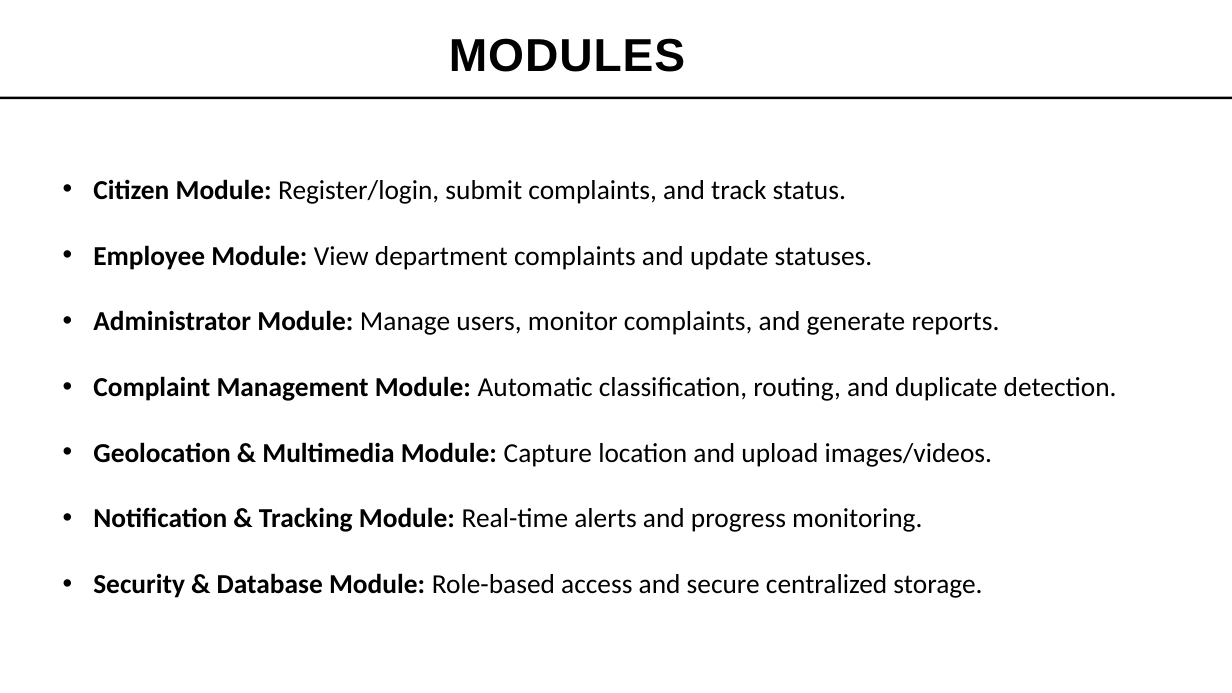
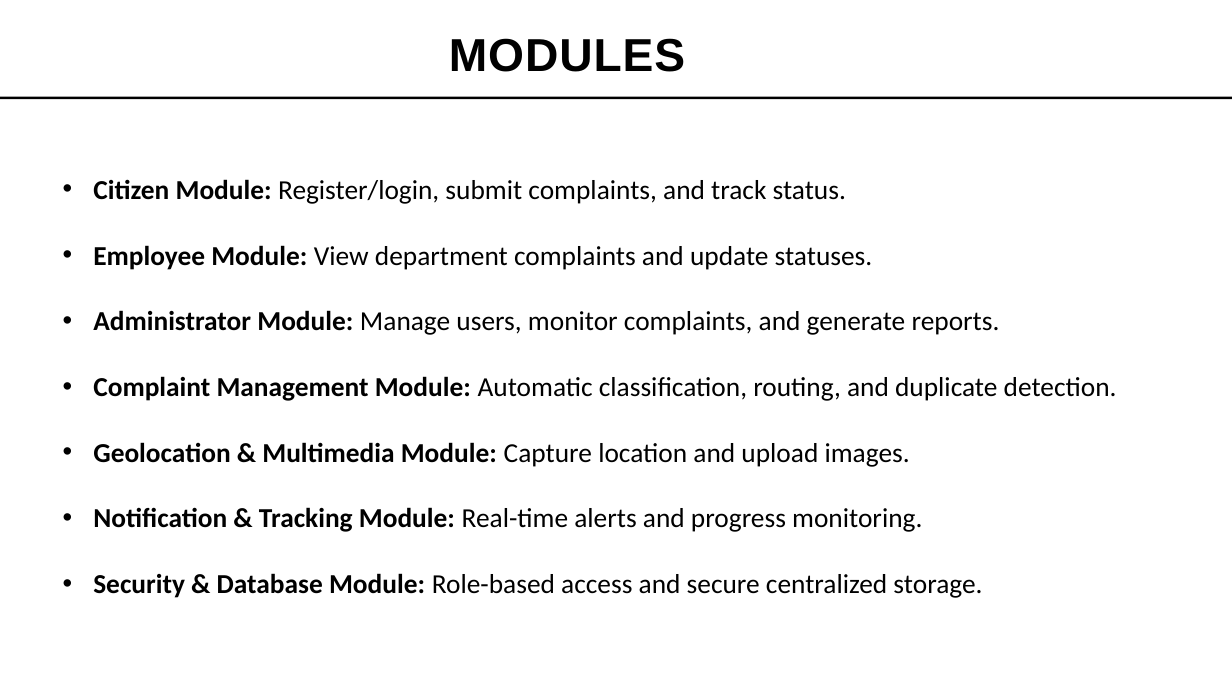
Before and after one commit to Devadharshini152/Smart-Complaint-Mangement-System, a slide deck: slide 15 of A21_ppt[1].pptx. Drawn at 1232x693 pixels with LibreOffice and Linux fonts; fonts in the diff are those of the drawing. Boxes give left, top, right and bottom in pixels: in the first picture for what was removed or moved away, otherwise in the second. Text is boxed around its words. In the diff, an @@ line names an element or a change of style, - is before the commit and + after.

```diff
--- a/A21_ppt[1].pptx
+++ b/A21_ppt[1].pptx
@@ text at bbox=[93, 442, 910, 467]: text changed @@
-• Geolocation & Multimedia Module: Capture location and upload images/videos.
+• Geolocation & Multimedia Module: Capture location and upload images.
```
Also in this commit, not shown: 5 other slides changed.
